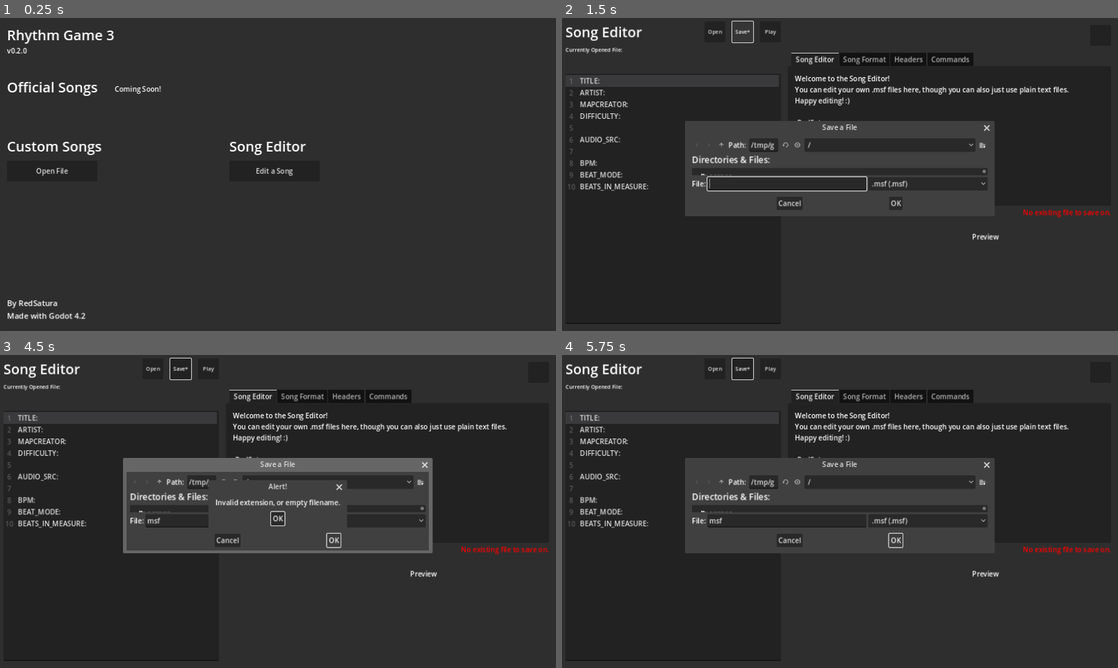
Above: before the commit, frames 1-4 (two rows, left to right).
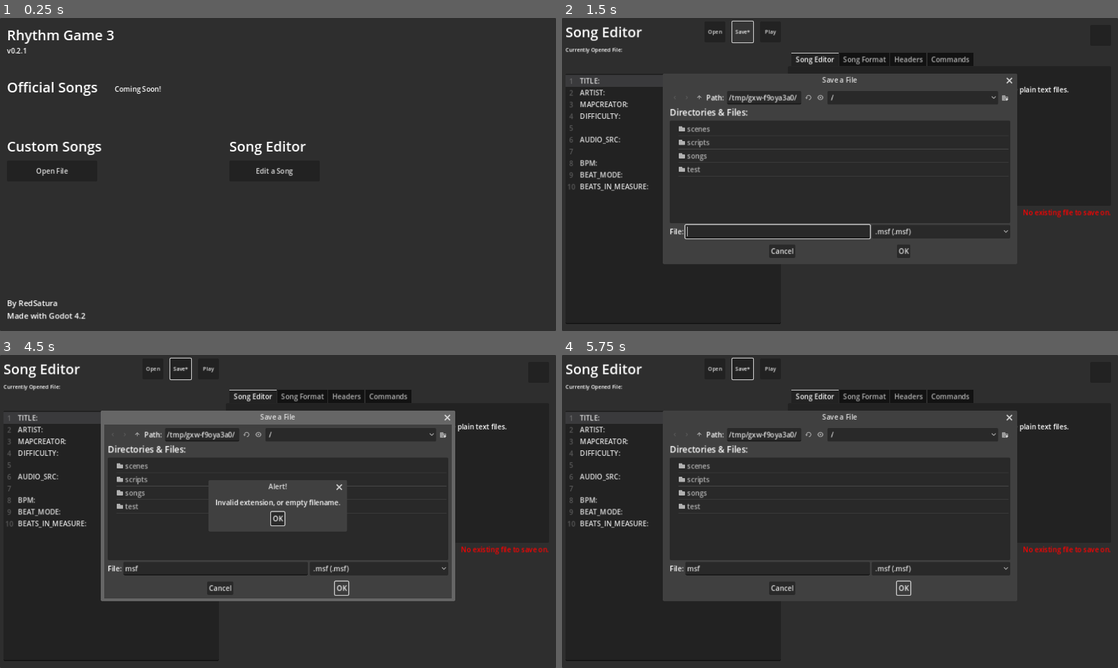
Above: after the commit, the same moments.

Repository: RedSatura/rhythm-game-3
Game: Godot game, scene res://scenes/title/title_screen.tscn
The game is run twice, just before and just after one commit, with the same random seed, the same clock (stepped at 60 frames per second) and the same inputs.
Inputs (mouse positions are in pixels of both pictures, inside the frame that each line leads up to):
- Up to frame 1 (0.25 s): no input
- Up to frame 2 (1.5 s): click "Edit a Song" at 0.5 s; click "Save*" at 1.25 s
- Up to frame 3 (4.5 s): click (539, 373) at 2 s; click "Play" at 2.75 s; click "Play" at 3.5 s; click "OK" at 4.25 s
- Up to frame 4 (5.75 s): click "OK" at 5 s

The runs differ from the first frame. In frame 1, less than 0.1% of the frame differs, in the area x 4-5%, y 9-12%; in frame 2, 11%; in frame 3, 15%, in the area x 18-82%, y 17-79%; in frame 4, 11%.

Commit message:
fix editor opening/saving permissions bug

Diff:
--- a/project.godot
+++ b/project.godot
@@ -11,7 +11,7 @@
 [application]
 
 config/name="Rhythm Game 3"
-config/version="0.1.0"
+config/version="0.2.1"
 run/main_scene="res://scenes/title/title_screen.tscn"
 config/features=PackedStringArray("4.2", "GL Compatibility")
 config/icon="res://icon.svg"
--- a/scenes/editor/song_editor.gd
+++ b/scenes/editor/song_editor.gd
@@ -44,6 +44,7 @@
 	save_song()
 
 func save_song():
+	OS.request_permissions()
 	if FileAccess.file_exists(file_path):
 		file = FileAccess.open(file_path, FileAccess.WRITE)
 		file.store_string(code_edit.text)
@@ -131,6 +132,7 @@
 	current_line_in_file += 1
 
 func _on_new_song_saver_file_selected(path):
+	print(OS.get_system_dir(2))
 	var new_file = FileAccess.open(path, FileAccess.WRITE)
 	new_file.store_string(code_edit.text)
 	new_file.flush()
--- a/scenes/editor/song_editor.tscn
+++ b/scenes/editor/song_editor.tscn
@@ -71,7 +71,7 @@
 [node name="SongPicker" type="FileDialog" parent="."]
 title = "Open a File"
 initial_position = 1
-size = Vector2i(638, 159)
+size = Vector2i(800, 400)
 ok_button_text = "Open"
 file_mode = 0
 access = 2
@@ -80,9 +80,9 @@
 
 [node name="NewSongSaver" type="FileDialog" parent="."]
 initial_position = 1
-size = Vector2i(638, 159)
+size = Vector2i(800, 400)
 access = 2
-root_subfolder = "/storage/emulated/0/storage/emulated/0"
+root_subfolder = "/storage/emulated/0"
 filters = PackedStringArray(".msf")
 
 [node name="Save" type="Button" parent="."]
--- a/scenes/title/title_screen.tscn
+++ b/scenes/title/title_screen.tscn
@@ -42,7 +42,7 @@
 offset_top = 64.0
 offset_right = 272.0
 offset_bottom = 88.0
-text = "v0.2.0"
+text = "v0.2.1"
 
 [node name="FileDialog" type="FileDialog" parent="."]
 title = "Open a File"
